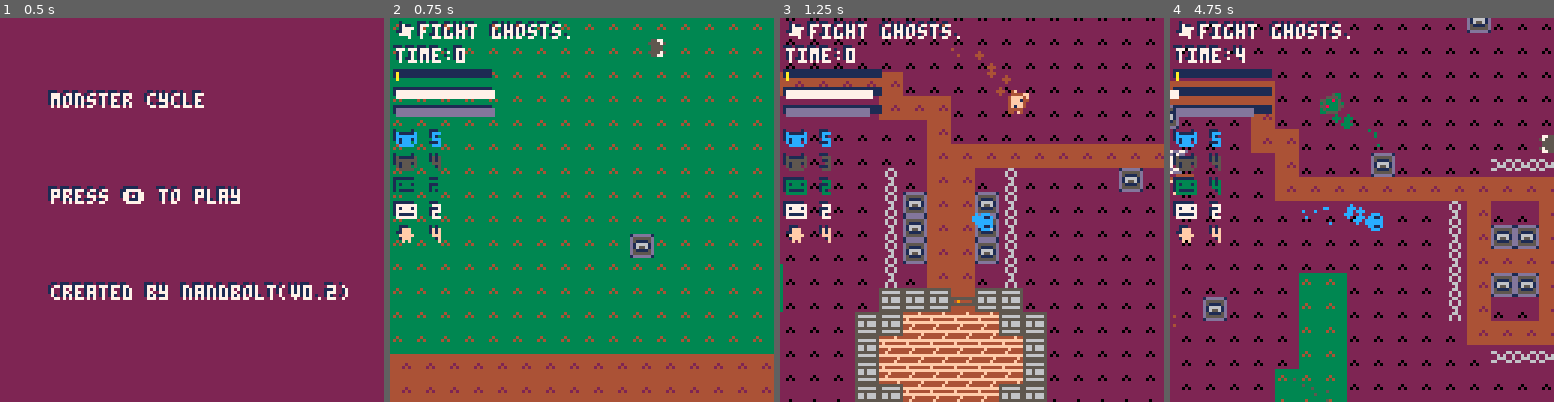
Above: before the commit, frames 1-4 (left to right).
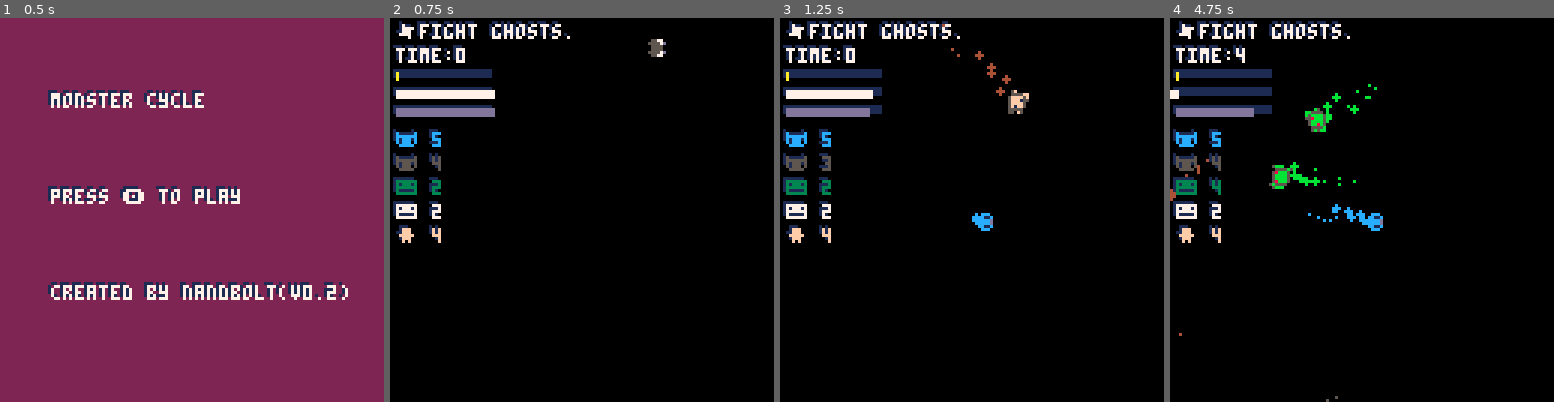
Above: after the commit, the same moments.

Repository: nandbolt/Monster-Cycle
Game: PICO-8 cartridge monster-cycle.p8
The game is run twice, just before and just after one commit, with the same random seed, the same clock (stepped at 60 frames per second) and the same inputs.
Inputs:
- Up to frame 1 (0.5 s): tap X (X key) at 0.33 s
- Up to frame 2 (0.75 s): tap O (Z key) at 0.7 s
- Up to frame 3 (1.25 s): tap X (X key) at 1.07 s
- Up to frame 4 (4.75 s): hold Right 1.6-2.1 s; tap O (Z key) every 0.4 s from 1.7 to 4.5 s; tap X (X key) at 1.85, 2.97, 4.08 s; hold Up 2.15-2.42 s; hold Right 2.47-3.03 s; hold Left 3.08-3.58 s; hold Down 3.63-3.97 s; hold Right 4.02-4.68 s; hold Up from 4.73 s (still down)

Frame 1 is identical in both runs. In frame 2, 94% of the frame differs, in the area x 0-100%, y 0-100%; in frame 3, 91%; in frame 4, 91%.

Commit message:
lots of art + yoinked map

Diff:
--- a/monster-cycle.p8
+++ b/monster-cycle.p8
@@ -476,7 +476,7 @@
 	zombie.targs={humans}
 
 	--trail
-	init_trail(zombie,3)
+	init_trail(zombie,11)
 
 	--sprite
 	zombie.rsprs={33,49}
@@ -485,7 +485,7 @@
 	zombie.sprs=zombie.rsprs
 
 	--dash
-	init_dash(zombie,2,3,
+	init_dash(zombie,2,11,
 		{zombie.rsprs,zombie.dsprs,
 		zombie.dgsprs})
 
@@ -1468,100 +1468,3 @@
 
 
 
-…(58 lines of a section not shown)…
-__map__
-1010101010101010101010101010101010101010101010101010101010101010101010103030303030303030303030303030303030303030303030303030303030303030303030303030303030303030303030303030303030303030303030303030303010101010101010101010101010101010101010101010101010101010
-1010101010101010101010101010101010101010101010101010101010101010101010103030303030303030303030303030303030303030303030303030303030303030303030303030303030303030303030303030303030303030303030303030303010101010101010101010101010101010101010101010101010101010
-1010101010101010101010101010101010101010101010101010101010101010101010103030303030303030303030303030303030303030303030303030303030303030303030303030303030303030303030303030303030303030303030303030303010101010101010101010101010101010101010101010101010101010
-1010101010101010101010101010101010101010101010101010101010101010101010103030303030303030303030303030303030303030303030303030303030303030303030305030303030303030303030303030303030303030303030303030303010101010101010101010101010101010101010101010101010101010
-1010101010101010101010101010101010101010101010101010101010101010101010103030303030303030303030303030303030303030303030303030303030303030303030303030303030303030303030303030303030303030303030303030303010101010101010105010101010101010101010101010101010101010
-1010101010101010101010101010101010101010101010101010101010501010101010103030303030303030305030303030303030303030303030303030303030303030303030303030303030303030303030303030303030303030303030303030303010101010101010101010101010101010101010101010101010101010
-1010101010101010101010101010101010101010101010101010101010101010101010103030303030303030303030303010103030303030303030303030303030303030303030303030303030303030303030303030303030303030303030303030303010101010101010101010101010101010101010101010101010101010
-1010101010101010101010101010101010101010101010101010101010101010101010103030303030303030303030101010303030303030303030303030303030303030303030303030303030303030303030303030303030303050303030303030303010101010101010101010101010101010101010101050101010101010
-1010101010101010101010101010101010101010101010101010101010101010101010103030303030303030303010103030101030303030303030303030303030303030301010101010303030303030303030303030303030303030303030303030303010101010101010101010101010101010101010101010101010101010
-1010101010101010101050101010101010101010101010101010101010101010101010103030303030303030301010101010103030303030303030303030303030303030301010101010101010303030303030303030303030303030303030303030303010101010101010101010101010101010101010101010101010101010
-1010101010101010101010101010101010101010101010101010101010101010101010103030303030303030301010103030303030303030303030303030303030303030303030101010101010303030303030303030303030303030303030303030303010101010101010101010101010101010101010101010101010101010
-1010101010101010101010101010101010101010101010101010101010101010101010103030303030303030101030303030303030303030303030305030303030303030303030303030303030303030303030303030303030303030303030303030303010101010101010101010101010101010101010101010101010101010
-1010101010101010101010101010101010101010101010101010101010101010101010303030303030303030303030303030303030303030303030303030303030303030303030303030303030303030303030303030303030303030303030303030303010101010101010101010101010101010101010101010101010101010
-1010101010101010101010101010101010101010101010101010101010101010101030303030303030303030303030303030303030303030303030303030303030303030303030303030303030303030303030303030303030303030303030303030303030301010101010101010101010101010101010101010101010101010
-3030303030303030303030303030303030303030303030303030303030303030303030303030303030303030303030303030303030303030303030303030303030303030303030303030303030303030303030303030303030303030303030303030303030303010101010101010101010101010101010101010101010101010
-3030303030303030303030303030303030303030303030303030303030303030303030303030303030303030303030303030303030303030303030303030303030303030303030303030303030303030303030303030303030303030303030303030303030303030303030303030303030303030303030303030303030303030
-3030303030303030303030303030303030303030303030303030303030303030303030303020202020202020202020202020202020202020202020202020202020202020202020202020202020202020202020202020502020202020202030303030303030303030303030303030303030303030303030303030303030303030
-3030303030303030303030303030303030303030103030303030303030303030303030302020202020202020202020202020202020202020202020202020202020202020202020202020202020202020202020202020202020202020202020303030303030303030303030303030303030303030303030303030303030303030
-3030303030303030303030303030303030303010103030303030303030303030303030305020202020202020202020202020202020202020202020202020202020202020202020202020202020202020202020202020202020202020202020202030303030303030303030303030303030303030303030303030303030303030
-3030303030303030303030303030303030301010103030303030303030303030303030302020202020204040404040402020204040406140402020202020202020202020202020202020202020202020202020201020202020202020202020202020203030303030303030303030303030303030303030303030303030303030
-3030303030305030303030303030303030301010103030303030303030303030303030302020202020204051515151404040404051515151402020202020202020202020202020202020202020202020202010101020202020202020202020202020203030303030303030303030303030303030303030303030303030303030
-3030303030303030303030303030303030301010103030303030303030303030303030302020202020204051515151515151515151515151402020202020202020202020202020202020202020202020201010101010202020202020202020202020203030303030303030303030303030303030303030503030303030303030
-3030303030303030303030303030303030101010303030303030303030303030303030302020202020204051515151515151515151515151402020202020202020202020202020202050202020202020101010101020202020202020202020202020203030303030303030303030303030303030303030303030303030303030
-3030303030303030303030303030303030101010303030303030303030303030303030302020202020204051515151404040404051515151402020202020202020205020202020202020202020202020101010202020202020202020202020202020203030303030303030303030303030303030303030303030303030303030
-3030303030303030303030303030303010101030303030303030303030303030303030302020202020204040614040402020204040404040402020202020202020202020202020202020202020202020202020202020202020202020202020202020203030303030303030303030303030303030303030303030303030303030
-3030303030303030303030303030303010103030303030303030303030303030303030302020202020202020302020202020202020202020202020202020202020202020202020202020202020202020202020202020202020202020202020202020203030303030303030303030303030303030303030303030303030303030
-3030303030303030303030303030301010103030303030303030303030303030303030302020202020202020302020202020202020202020202020202020202020202020202020202020202020202020202020202020202020202020202020202020203030303030305030303030303030303030303030303030303030301010
-3030303030303030303030303030301010303030303030303030303030303030303030302020202020203030303030303030202020202020202020202020202020202020202020202020202020202020202020202020202020202020202020202020203030303030303030303030303030303030303030303030303030301010
-3030303030303030303030303030301010303030303030303030303030303030303030302020202020303020202020302030303030303030303030303030302020202020202020202020202020202020202020202050202020202020202060202020203030303030303030303030303030303030301010303030303030301010
-3030303030303030303030303030301030303030303030303030303030303030303030302020202020302020202020302020202020202020202020202020303030202020202020202020202020202020202020202020202020202020202020202020203030303030303030303030303030303030301010303030303030301010
-3030303030303030303030303030301030303030303030303030303030303030303030302020202020302020202020302020202020202020202020202020202030202020202020202020202020202020202020202020202020202020202020202020203030303030303030303030303030303030303010103030303030301010
-3030303030303030303030303030101030303030303030303030303030303030303030302020202020302020202020302020202020202020202020202020202030303030303030303030303030202020202020202020202020202020202020202020203030303010303030303030303030303030303010101030303030301010
-…(6 lines of a section not shown)…
Not shown, changed: 186 lines of the sprite sheet (__gfx__) section of monster-cycle.p8
